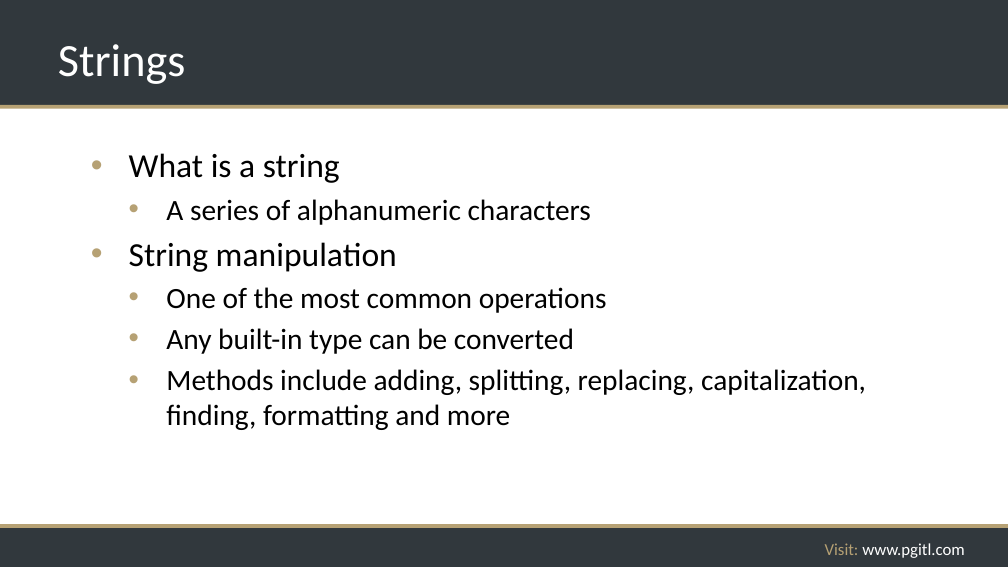
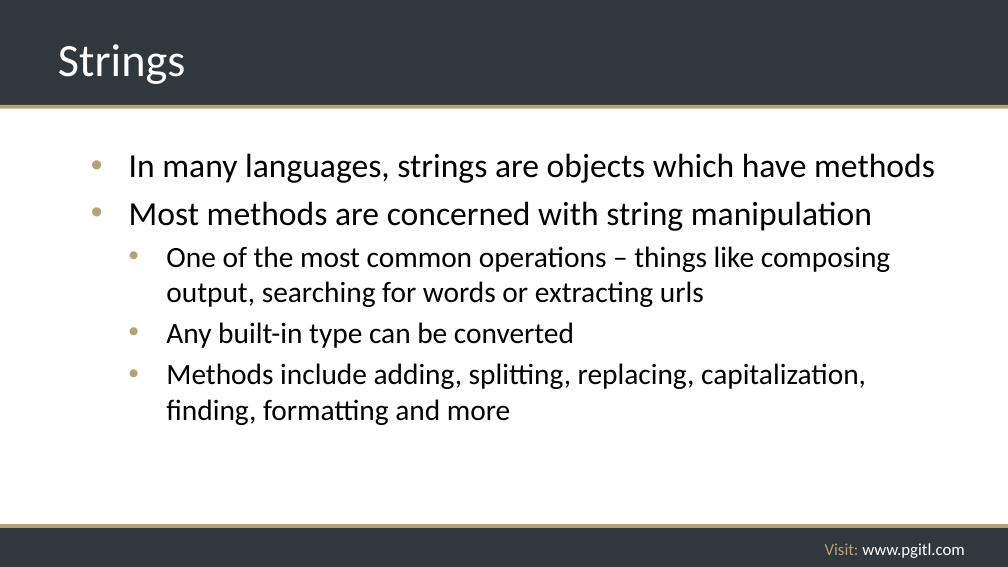
Before and after one commit to rikkouri/project-a, a slide deck: slide 69 of Programming Foundations.pptx (slide 68 before the commit). Drawn at 1008x567 pixels with LibreOffice and Linux fonts; fonts in the diff are those of the drawing; background and template pictures are left out. Boxes give left, top, right and bottom in pixels: in the first picture for what was removed or moved away, otherwise in the second. Text is boxed around its words. In the diff, an @@ line names an element or a change of style, - is before the commit and + after.

```diff
--- a/Programming Foundations.pptx
+++ b/Programming Foundations.pptx
@@ text at [129, 153, 935, 307]: text changed; size 28 to 32 pt @@
-• What is a string
-  • A series of alphanumeric characters
-• String manipulation
-  • One of the most common operations
+• In many languages, strings are objects which have methods
+• Most methods are concerned with string manipulation
+  • One of the most common operations – things like composing output, searching for words or extracting urls
```
Also in this commit, not shown: 4 other slides changed, 2 slides added.
